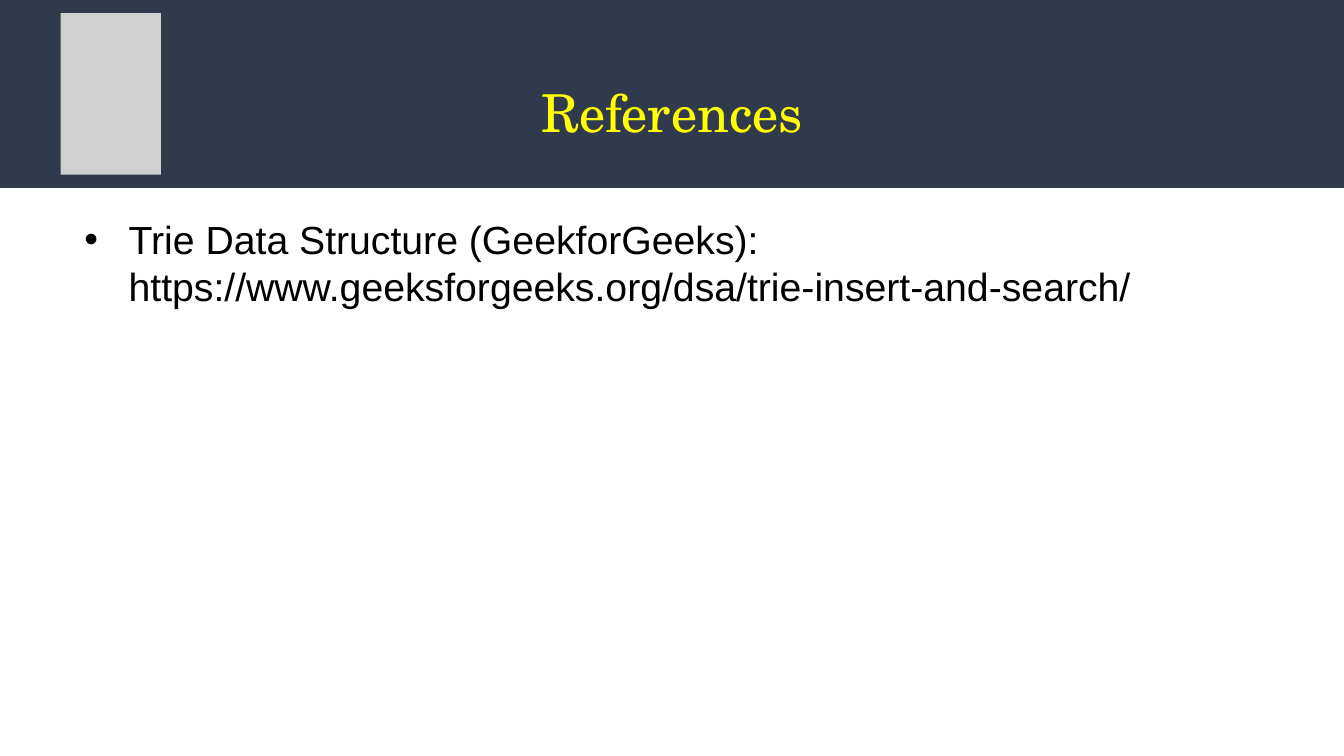
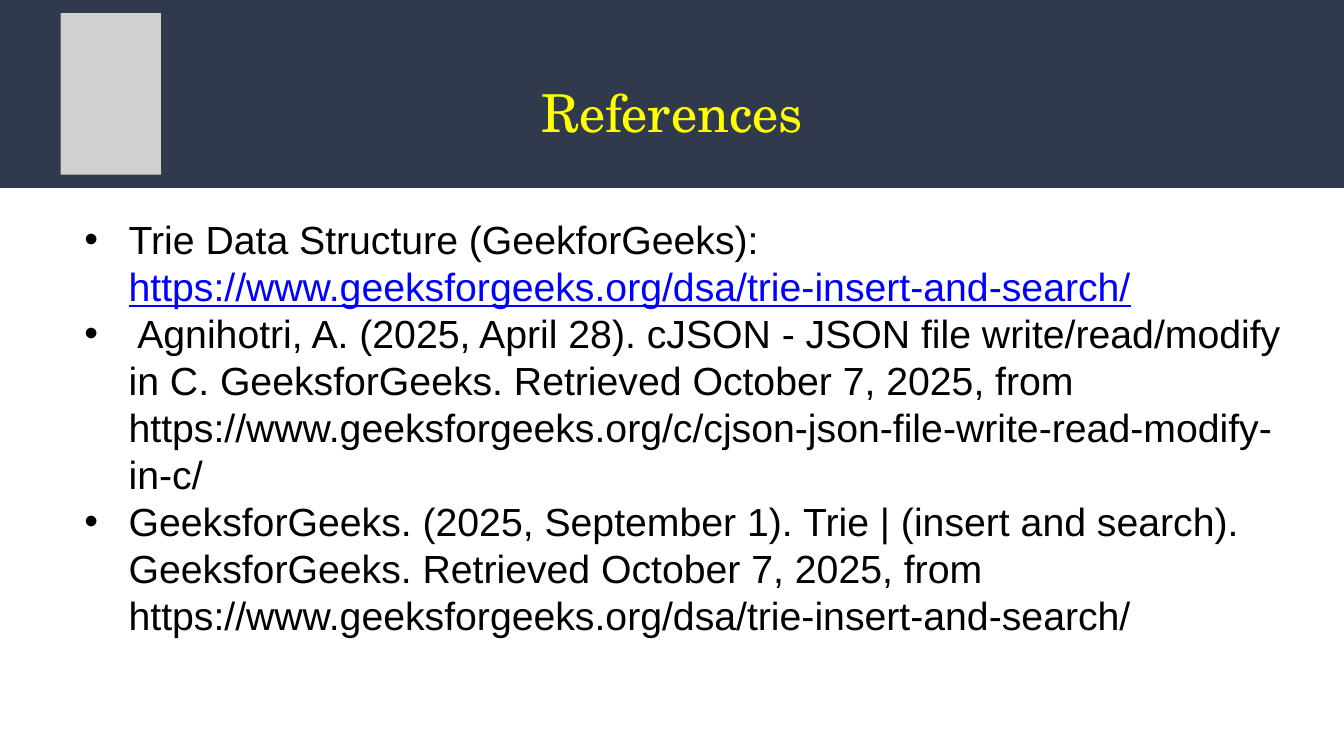
Before and after one commit to aaditralph/DSA-Mini-Project, a slide deck: slide 17 of DSA_MiniProject.pptx (slide 16 before the commit). Drawn at 1344x756 pixels with LibreOffice and Linux fonts; fonts in the diff are those of the drawing; grey boxes stand for pictures. Boxes give left, top, right and bottom in pixels: in the first picture for what was removed or moved away, otherwise in the second. Text is boxed around its words. In the diff, an @@ line names an element or a change of style, - is before the commit and + after.

```diff
--- a/DSA_MiniProject.pptx
+++ b/DSA_MiniProject.pptx
@@ text at box(129, 225, 1131, 309): text colour #000000 to #0000FF, underline on in "https://www.geeksforgeeks.org/dsa/trie-insert-and-search/" @@
@@ text at box(129, 319, 1280, 638): paragraphs added @@
+  • Agnihotri, A. (2025, April 28). cJSON - JSON file write/read/modify in C. GeeksforGeeks. Retrieved October 7, 2025, from https://www.geeksforgeeks.org/c/cjson-json-file-write-read-modify-in-c/
+  • GeeksforGeeks. (2025, September 1). Trie | (insert and search). GeeksforGeeks. Retrieved October 7, 2025, from https://www.geeksforgeeks.org/dsa/trie-insert-and-search/
```
Also in this commit, not shown: 4 other slides changed, 3 slides added, 2 slides removed.
